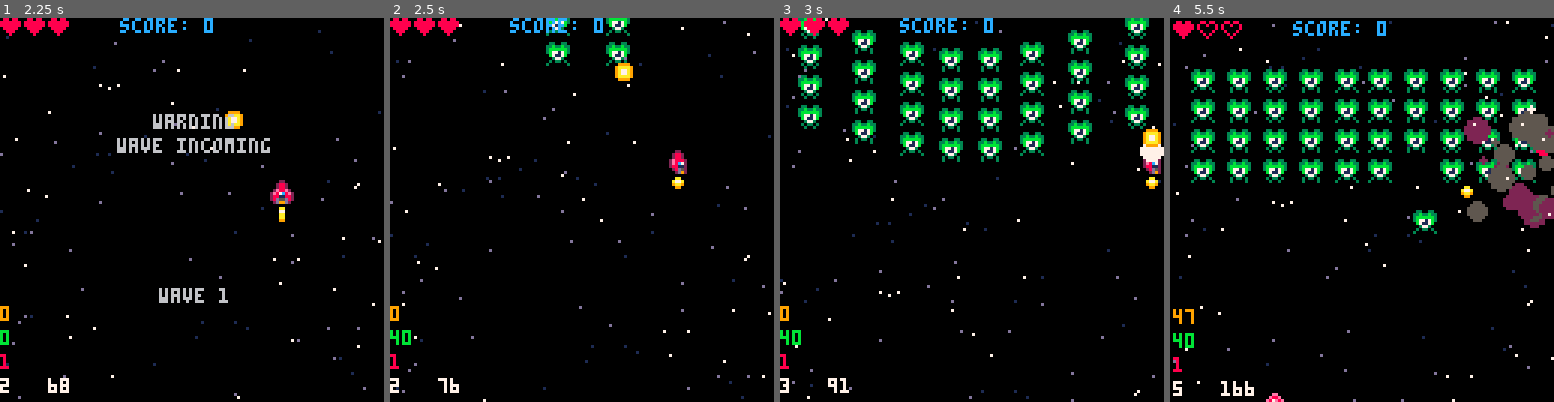
Above: before the commit, frames 1-4 (left to right).
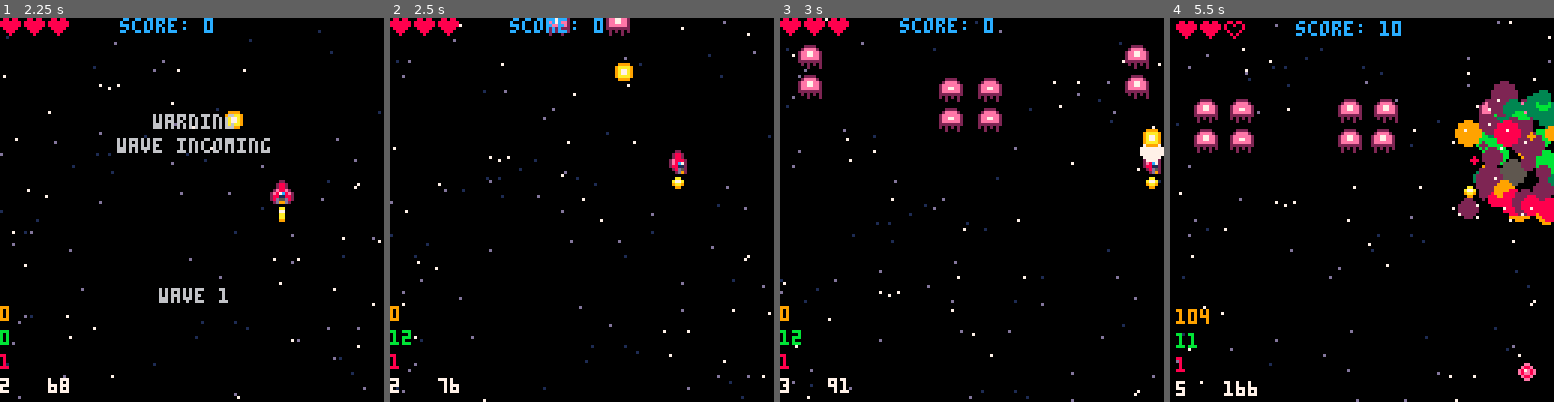
Above: after the commit, the same moments.

Repository: sirchras/p8-shmup
Game: PICO-8 cartridge shmup.p8
The game is run twice, just before and just after one commit, with the same random seed, the same clock (stepped at 60 frames per second) and the same inputs.
Inputs:
- Up to frame 1 (2.25 s): tap X (X key) at 0.33, 1.07, 1.85 s; tap O (Z key) at 0.7, 1.7, 2.1 s; hold Right 1.6-2.1 s; hold Up from 2.15 s (still down)
- Up to frame 2 (2.5 s): release Up at 2.42 s; hold Right from 2.47 s (still down)
- Up to frame 3 (3 s): keep holding Right; tap O (Z key) at 2.5, 2.9 s; tap X (X key) at 2.97 s
- Up to frame 4 (5.5 s): release Right at 3.03 s; hold Left 3.08-3.58 s; tap O (Z key) every 0.4 s from 3.3 to 5.3 s; hold Down 3.63-3.97 s; hold Right 4.02-4.68 s; tap X (X key) at 4.08, 5.2 s; hold Up 4.73-5.03 s; hold Left from 5.08 s (still down)

Frame 1 is identical in both runs. In frame 2, 1.0% of the frame differs, in the area x 0-63%, y 0-86%; in frame 3, 9.0%; in frame 4, 19%, in the area x 0-100%, y 0-100%.

Commit message:
update enemy waves

Diff:
--- a/shmup.p8
+++ b/shmup.p8
@@ -1063,38 +1063,107 @@
 -->8
 --waves
 function init_waves()
+	--1: green
+	--2: spinner
+	--3: jelly
+	--4: red
+	--5: yellow/bb
 	return {
 		{
-			--wave 1
-			{1,1,1,1,1,1,1,1,1,1},
-			{1,1,1,1,1,1,1,1,1,1},
-			{1,1,1,1,1,1,1,1,1,1},
-			{1,1,1,1,1,1,1,1,1,1},
+			--0: testing
+			{0,0,0,0,0,0,0,0,0,0},
+			{3,3,0,0,3,3,0,0,3,3},
+			{3,3,0,0,3,3,0,0,3,3},
+			{0,0,0,0,0,0,0,0,0,0},
+			atkfreq=40
+		},
+		{
+			--1: "space invaders"
+			{0,1,1,1,1,1,1,1,1,0},
+			{0,1,1,1,1,1,1,1,1,0},
+			{0,1,1,1,1,1,1,1,1,0},
+			{0,1,1,1,1,1,1,1,1,0},
 			atkfreq=60
 		},
 		{
-			--wave 2
-			{0,0,1,0,1,1,0,1,0,0},
-			{2,1,0,1,4,4,1,0,1,3},
-			{3,1,0,1,4,4,1,0,1,2},
-			{0,0,1,0,1,1,0,1,0,0},
-			atkfreq=50
+			--2: jelly intro
+			{0,3,3,1,1,1,1,3,3,0},
+			{0,3,3,1,1,1,1,3,3,0},
+			{0,3,3,1,1,1,1,3,3,0},
+			{0,3,3,1,1,1,1,3,3,0},
+			atkfreq=60
 		},
 		{
-			--wave 3
+			--3: red intro
+			{1,1,4,4,1,1,4,4,1,1},
+			{1,1,4,4,1,1,4,4,1,1},
+			{1,1,4,4,4,4,4,4,1,1},
+			{1,1,4,4,4,4,4,4,1,1},
+			atkfreq=60
+		},
+		{
+			--4: spinner intro
+			{2,2,0,1,1,1,1,0,2,2},
+			{2,2,0,1,1,1,1,0,2,2},
+			{2,2,0,3,3,3,3,0,2,2},
+			{2,2,0,3,3,3,3,0,2,2},
+			atkfreq=60
+		},
+		{
+			--5: wall of red
+			{2,2,1,1,4,4,1,1,2,2},
+			{2,2,1,1,4,4,1,1,2,2},
+			{4,4,4,4,4,4,4,4,4,4},
+			{4,4,4,4,4,4,4,4,4,4},
+			atkfreq=60
+		},
+		{
+			--6: chess board
+			{2,1,2,3,1,1,3,2,1,2},
+			{1,2,1,1,3,3,1,1,2,1},
+			{2,1,2,3,1,1,3,2,1,2},
+			{1,2,1,1,3,3,1,1,2,1},
+			atkfreq=60
+		},
+		{
+			--7: yellow/bb intro
+			{1,1,0,0,5,0,0,0,1,1},
+			{1,1,0,0,0,0,0,0,1,1},
+			{1,1,0,1,1,1,1,0,1,1},
+			{1,1,0,1,1,1,1,0,1,1},
+			atkfreq=60
+		},
+		{
+			--8: double bb
+			{4,4,0,0,0,0,0,0,4,4},
+			{5,0,0,2,2,2,2,0,5,0},
+			{0,0,0,2,2,2,2,0,0,0},
+			{1,1,0,1,1,1,1,0,1,1},
+			atkfreq=60
+		},
+		{
+			--9: spinner/red hell
 			{4,4,0,4,2,2,4,0,4,4},
 			{4,4,0,4,2,2,4,0,4,4},
 			{4,4,0,4,2,2,4,0,4,4},
 			{4,4,0,4,2,2,4,0,4,4},
-			atkfreq=40
+			atkfreq=60
 		},
 		{
-			--wave 4
+			--10: "hell"
+			{0,0,1,1,1,1,1,1,0,0},
+			{2,2,1,1,1,1,1,1,2,2},
+			{2,2,4,4,4,4,4,4,2,2},
+			{2,2,4,4,4,4,4,4,2,2},
+			atkfreq=60
+		},
+		{
+			--"boss"
 			{0,0,0,0,0,0,0,0,0,0},
 			{0,0,0,0,5,0,0,0,0,0},
 			{0,0,0,0,0,0,0,0,0,0},
 			{0,0,0,0,0,0,0,0,0,0},
-			atkfreq=30
+			atkfreq=40
 		},
 	}
 end
